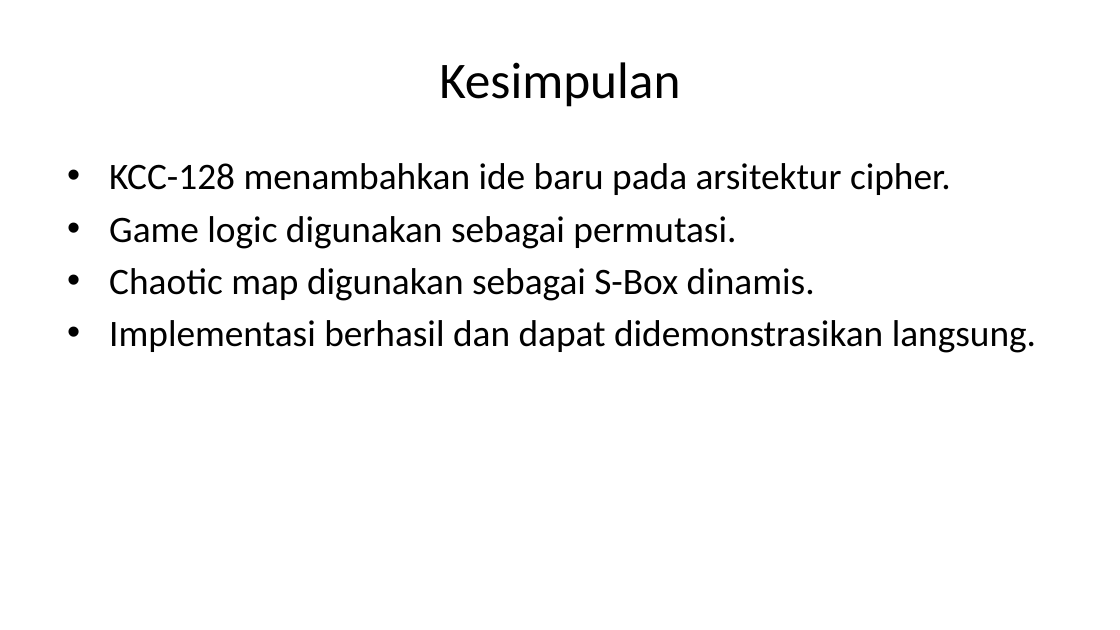
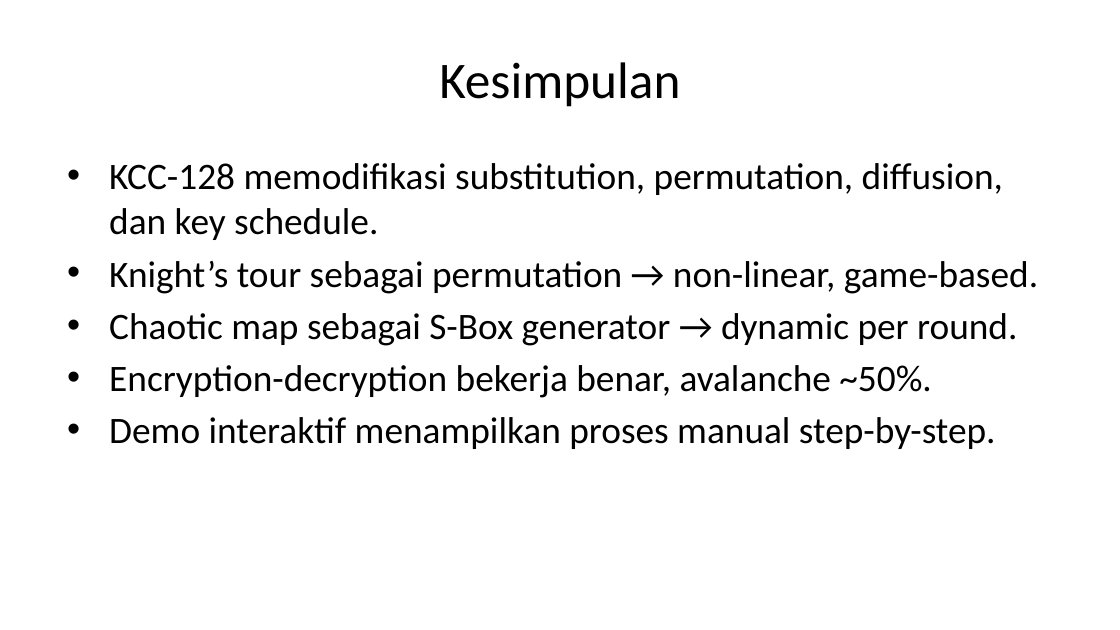
Before and after one commit to riskihajar/knight-chaos-cipher, a slide deck: slide 15 of slides/slides-knight-chaos-cipher.pptx (slide 13 before the commit). Drawn at 1120x630 pixels with LibreOffice and Linux fonts; fonts in the diff are those of the drawing. Boxes give left, top, right and bottom in pixels: in the first picture for what was removed or moved away, otherwise in the second. Text is boxed around its words. In the diff, an @@ line names an element or a change of style, - is before the commit and + after.

```diff
--- a/slides/slides-knight-chaos-cipher.pptx
+++ b/slides/slides-knight-chaos-cipher.pptx
@@ text at box(109, 163, 1038, 449): text changed @@
-• KCC-128 menambahkan ide baru pada arsitektur cipher.
-• Game logic digunakan sebagai permutasi.
-• Chaotic map digunakan sebagai S-Box dinamis.
-• Implementasi berhasil dan dapat didemonstrasikan langsung.
+• KCC-128 memodifikasi substitution, permutation, diffusion, dan key schedule.
+• Knight’s tour sebagai permutation → non-linear, game-based.
+• Chaotic map sebagai S-Box generator → dynamic per round.
+• Encryption-decryption bekerja benar, avalanche ~50%.
+• Demo interaktif menampilkan proses manual step-by-step.
```
Also in this commit, not shown: 8 other slides changed, 6 slides added, 4 slides removed, 3 other files.
